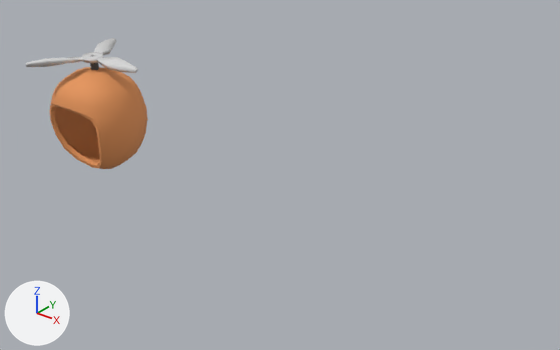
One commit to the glTF model public/gld/enemy_a.glb: the scene before it, then after it.
Camera for both pictures: a 50 mm camera at (9.35, -7.15, 4.55) aimed at (3.47, 0.2, -0.01). The lights are fixed; the arrows at lower left show +X, +Y and +Z. The first picture is the older version. Both versions are drawn at frame 1 of the action 'tate'; the numbers are the values there.

Names of what the first picture shows: 'Cube', 'propeller' and 1 more.
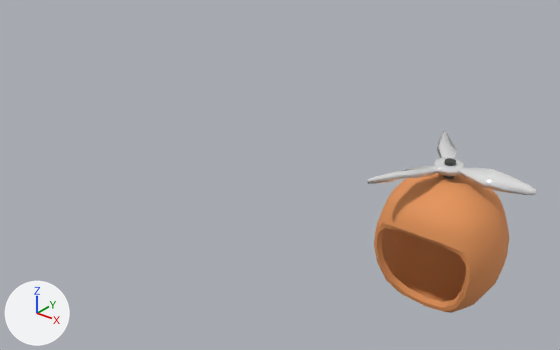
Commit message: fixed enemy animation

The change, as a diff of the scene's bpy script:
```diff
--- a/public/gld/enemy_a.glb.py
+++ b/public/gld/enemy_a.glb.py
@@ ob_cube @@
 ob_cube = bpy.data.objects.new('Cube', me_cube_005)
-ob_cube.location = (0.0, 0.0, 0.015)
+ob_cube.location = (6.0, 0.0, 0.0)
 ob_cube.scale = (1.0, 1.0, 1.14)
@@ ob_propeller @@
 ob_propeller.parent = ob_cube
-ob_propeller.location = (-0.0167, 0.0, 0.864)
+ob_propeller.location = (-0.0121, -0.000637, 0.816)
 ob_propeller.scale = (0.157, 0.157, 0.0341)
```

What differs and where, as boxes (x1, y1, x2, y2) in the pictures (560 x 350 px):
'Cube', moved
    before: (50, 67, 148, 169)
    after: (374, 173, 509, 313)
'propeller', moved
    before: (26, 38, 138, 73)
    after: (367, 130, 537, 195)
'Cylinder', moved
    before: (90, 55, 99, 70)
    after: (443, 158, 456, 179)
